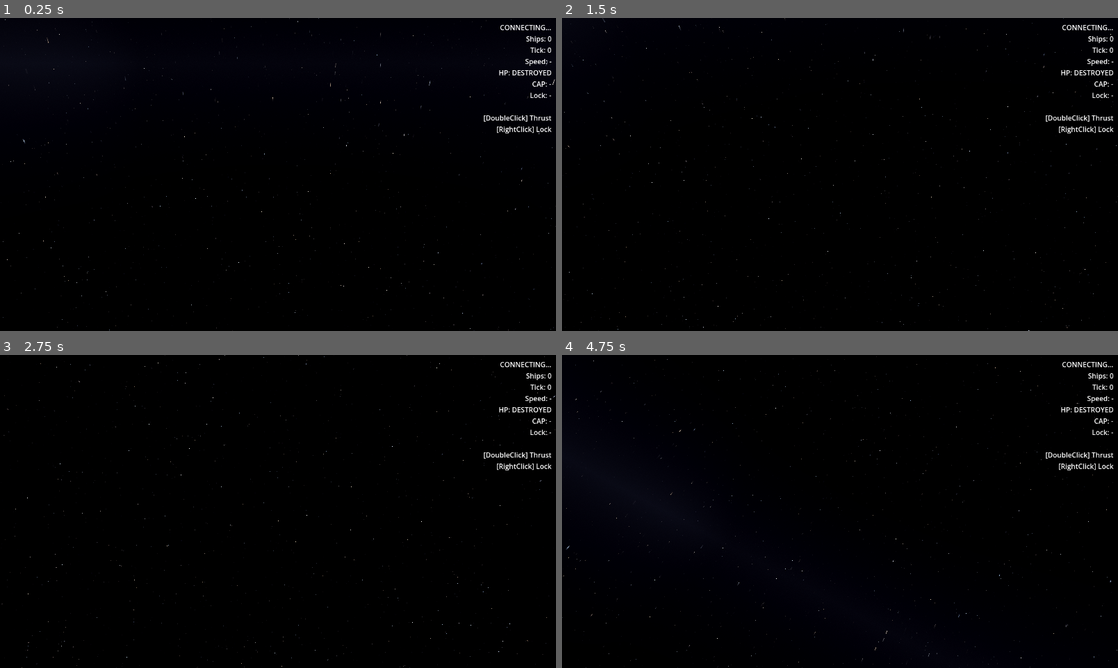
Above: before the commit, frames 1-4 (two rows, left to right).
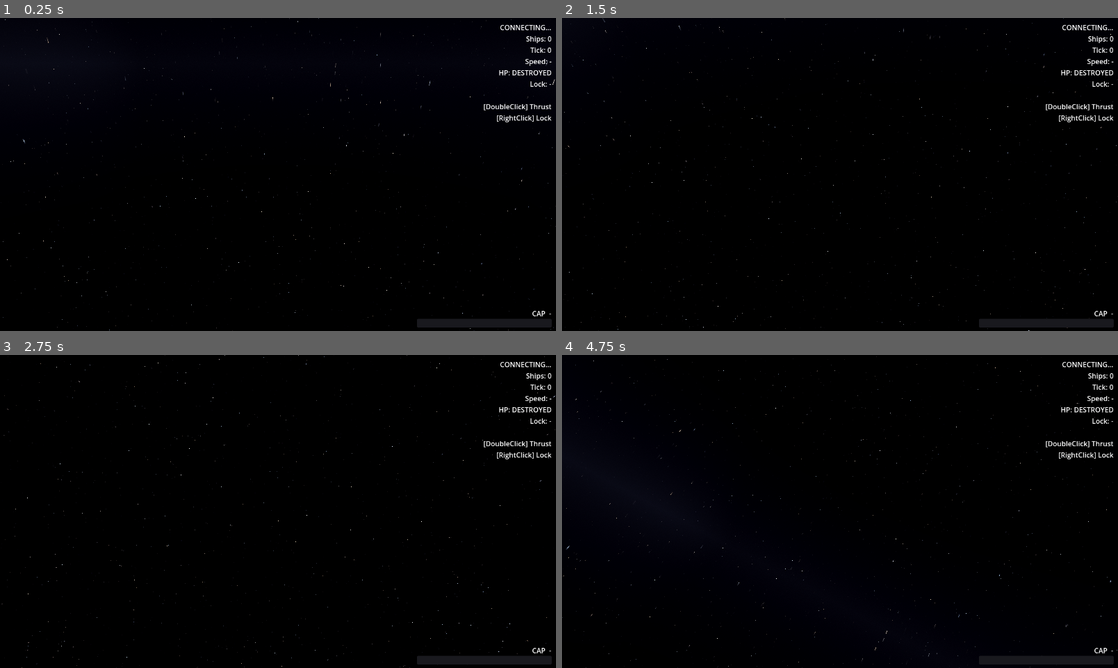
Above: after the commit, the same moments.

Repository: naoki-cpp/Dawn
Game: Godot game, scene res://scenes/main.tscn
The game is run twice, just before and just after one commit, with the same random seed, the same clock (stepped at 60 frames per second) and the same inputs.
Inputs (mouse positions are in pixels of both pictures, inside the frame that each line leads up to):
- Up to frame 1 (0.25 s): no input
- Up to frame 2 (1.5 s): tap Enter at 0.5 s; move the mouse to (962, 158) at 0.52 s; click (962, 158) at 0.67 s; drag from (728, 190) to (812, 237) at 1.27 s
- Up to frame 3 (2.75 s): move the mouse to (333, 442) at 2.02 s; click (333, 442) at 2.17 s
- Up to frame 4 (4.75 s): drag from (812, 574) to (673, 464) at 2.77 s; move the mouse to (1006, 558) at 3.52 s; click (1006, 558) at 3.67 s; drag from (673, 464) to (756, 433) at 4.27 s

The runs differ from the first frame. In frame 1, 1.1% of the frame differs, in the area x 75-100%, y 20-99%; in frame 2, 1.1%; in frame 3, 1.1%; in frame 4, 1.1%.

Commit message:
feat(godot): replace ASCII cap bar with ProgressBar widget
Add CapBar (ProgressBar) and CapLabel to HUD, anchored bottom-right.
Fill style: EVE-style blue (StyleBoxFlat, rounded corners).
CapLabel shows "CAP  350 / 500 GJ" above the bar.
Remove ASCII block bar from StatsLabel; adjust offset_bottom to
leave room for the new bar at the bottom of the panel.

Co-Authored-By: Claude Sonnet 4.6 <noreply@anthropic.com>

Diff:
--- a/client/scenes/main.tscn
+++ b/client/scenes/main.tscn
@@ -38,8 +38,30 @@
 offset_left = -320.0
 offset_top = 10.0
 offset_right = -10.0
-offset_bottom = -10.0
+offset_bottom = -58.0
 grow_vertical = 2
 text = "CONNECTING...\nShips: 0\nTick: 0\nSpeed: -"
 horizontal_alignment = 2
 size_flags_vertical = 3
+
+[node name="CapLabel" type="Label" parent="HUD"]
+anchor_left = 1.0
+anchor_right = 1.0
+anchor_top = 1.0
+anchor_bottom = 1.0
+offset_left = -320.0
+offset_top = -52.0
+offset_right = -10.0
+offset_bottom = -32.0
+horizontal_alignment = 2
+
+[node name="CapBar" type="ProgressBar" parent="HUD"]
+anchor_left = 1.0
+anchor_right = 1.0
+anchor_top = 1.0
+anchor_bottom = 1.0
+offset_left = -320.0
+offset_top = -28.0
+offset_right = -10.0
+offset_bottom = -8.0
+show_percentage = false
--- a/client/scripts/main.gd
+++ b/client/scripts/main.gd
@@ -12,10 +12,12 @@
 
 # ── ノード参照 ────────────────────────────────────────────────────────────────
 
-@onready var _connection  : Node     = $Connection
-@onready var _ships_root  : Node3D   = $World/Ships
-@onready var _stats_label : Label    = $HUD/StatsLabel
-@onready var _camera      : Camera3D = $World/Camera3D
+@onready var _connection  : Node        = $Connection
+@onready var _ships_root  : Node3D      = $World/Ships
+@onready var _stats_label : Label       = $HUD/StatsLabel
+@onready var _cap_label   : Label       = $HUD/CapLabel
+@onready var _cap_bar     : ProgressBar = $HUD/CapBar
+@onready var _camera      : Camera3D   = $World/Camera3D
 
 # ── 定数 ─────────────────────────────────────────────────────────────────────
 
@@ -81,6 +83,7 @@
 	_build_player_material()
 	_setup_space_environment()
 	_build_duel_result_overlay()
+	_setup_cap_bar()
 	_update_hud()
 
 func _process(_delta: float) -> void:
@@ -505,18 +508,17 @@
 		f_idx += 1
 
 	## Capacitor bar (client-side simulation).
-	var cap_str: String
 	if _cap_current < 0.0:
-		cap_str = "-"
+		_cap_bar.value  = 0.0
+		_cap_label.text = "CAP  -"
 	else:
 		var pct: float = (_cap_current / _cap_max * 100.0) if _cap_max > 0.0 else 0.0
-		var filled: int = int(pct / 10.0)  ## 0-10 blocks
-		var bar: String = "█".repeat(filled) + "░".repeat(10 - filled)
-		cap_str = "%s %d%%" % [bar, int(pct)]
+		_cap_bar.value  = pct
+		_cap_label.text = "CAP  %.0f / %.0f GJ" % [_cap_current, _cap_max]
 
 	_stats_label.text = (
-		"%s\nShips: %d\nTick: %d\nSpeed: %s\nHP: %s\nCAP: %s\nLock: %s%s\n\n[DoubleClick] Thrust\n[RightClick] Lock"
-		% [status, _ships.size(), _current_tick, speed_str, hp_str, cap_str, lock_str, module_lines]
+		"%s\nShips: %d\nTick: %d\nSpeed: %s\nHP: %s\nLock: %s%s\n\n[DoubleClick] Thrust\n[RightClick] Lock"
+		% [status, _ships.size(), _current_tick, speed_str, hp_str, lock_str, module_lines]
 	)
 
 # ── Capacitor client-side simulation ─────────────────────────────────────────
@@ -614,6 +616,24 @@
 
 # ── デュエル結果オーバーレイ ──────────────────────────────────────────────────
 
+func _setup_cap_bar() -> void:
+	## Style the fill portion of the capacitor bar (EVE-style blue).
+	var fill_style := StyleBoxFlat.new()
+	fill_style.bg_color = Color(0.1, 0.45, 0.9)
+	fill_style.set_corner_radius_all(3)
+	_cap_bar.add_theme_stylebox_override("fill", fill_style)
+
+	## Style the background (dark grey).
+	var bg_style := StyleBoxFlat.new()
+	bg_style.bg_color = Color(0.1, 0.1, 0.12)
+	bg_style.set_corner_radius_all(3)
+	_cap_bar.add_theme_stylebox_override("background", bg_style)
+
+	_cap_bar.min_value = 0.0
+	_cap_bar.max_value = 100.0
+	_cap_bar.value     = 100.0
+	_cap_label.text    = "CAP  -"
+
 func _build_duel_result_overlay() -> void:
 	var canvas := CanvasLayer.new()
 	canvas.layer = 10
